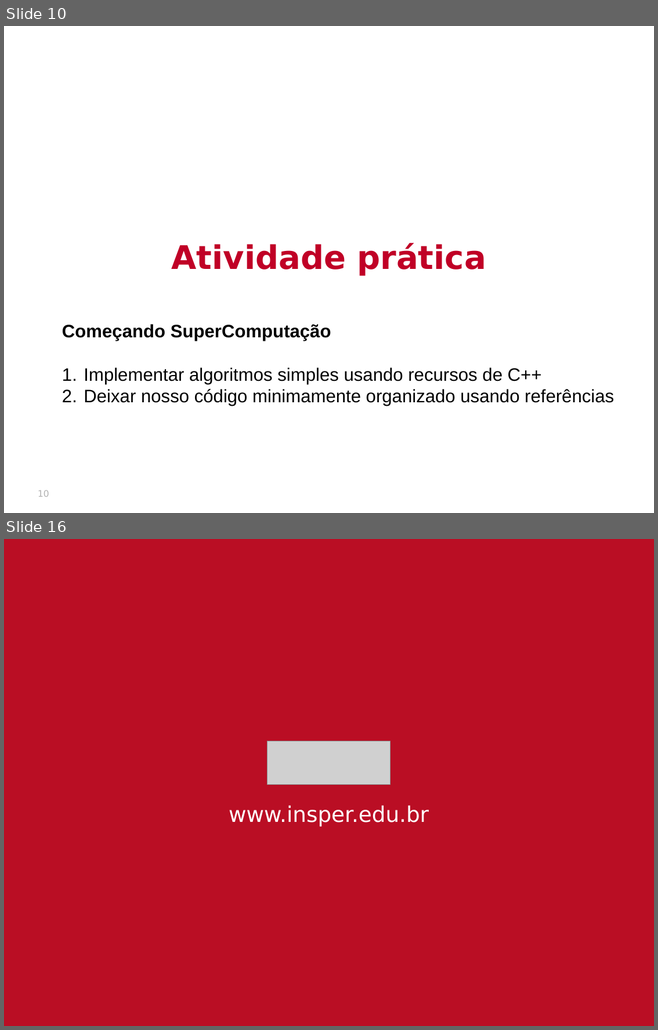
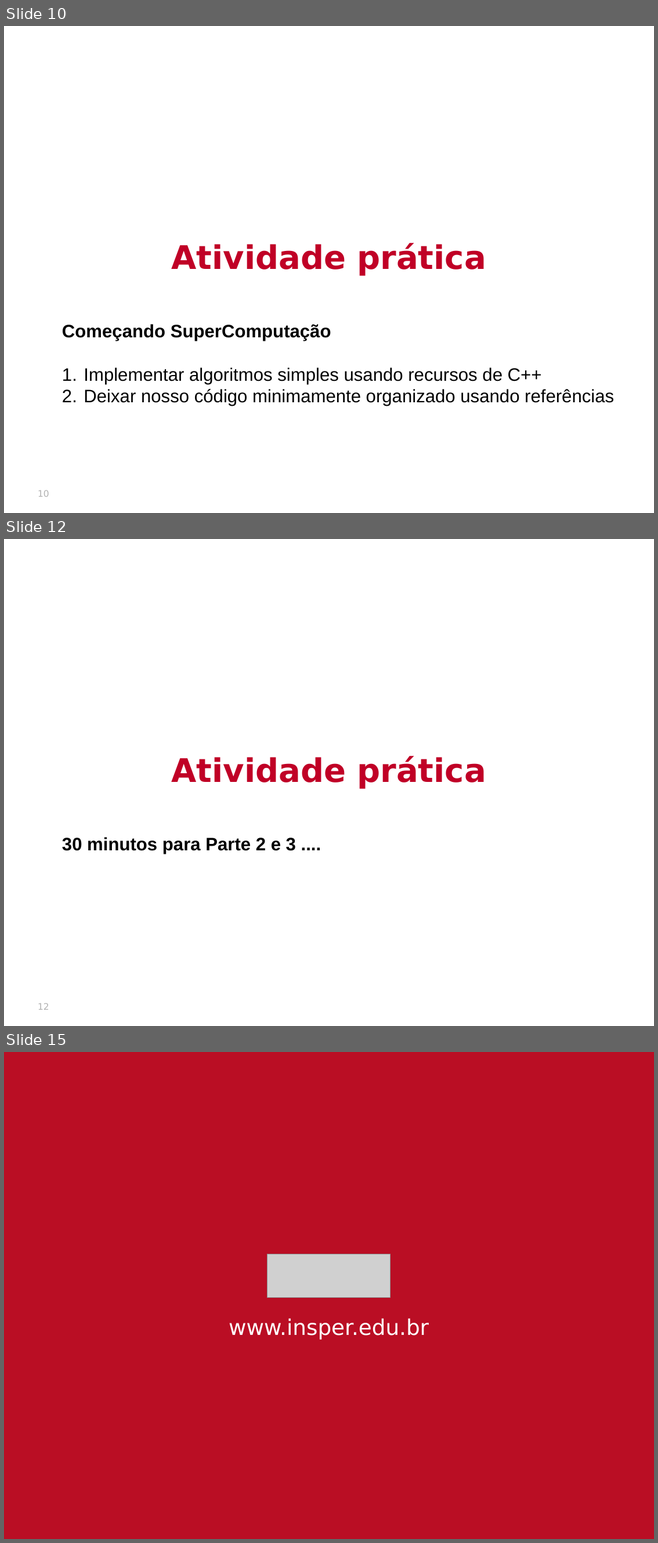
Before and after one commit to thalials/supercomp, a slide deck: aulas/02-desempenho/slides.pptx. Shown one above the other, each under a label of ours: slides 10 and 16 before the commit, slides 10, 12 and 15 after it; the slides between them are not shown. The pictures are 658x1030 and 658x1543 pixels, drawn with LibreOffice and Linux fonts; fonts in the diff are those of the drawing; grey boxes stand for pictures; background and template pictures are left out. Boxes give left, top, right and bottom in pixels: in the first picture for what was removed or moved away, otherwise in the second. Text is boxed around its words. In the diff, an @@ line names an element or a change of style, - is before the commit and + after.

```diff
--- a/aulas/02-desempenho/slides.pptx
+++ b/aulas/02-desempenho/slides.pptx
@@ slide 12 added at (4, 539, 654, 1026), background picture (left out) @@
@@ text added at (172, 756, 486, 788), 36 pt, text #C00026, bold @@
+Atividade prática
@@ text added at (62, 837, 296, 854), 20 pt, text #000000, bold @@
+30 minutos para Parte 2 e 3 ....
@@ page number added at (38, 1004, 49, 1010), 10 pt, text #B2B2B2 @@
+12
@@ what was slide 16 is now slide 15 @@
```
Also in this commit, not shown: 1 slide changed, 3 other slides added, 5 slides removed, 14 other files.
